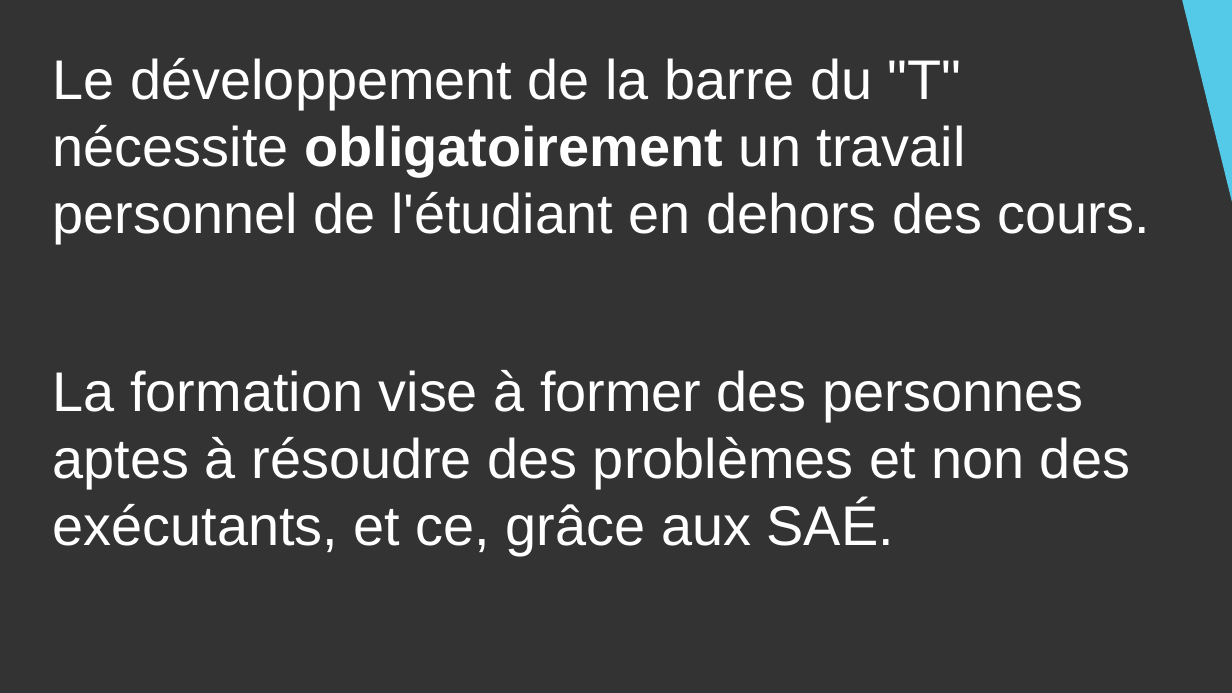
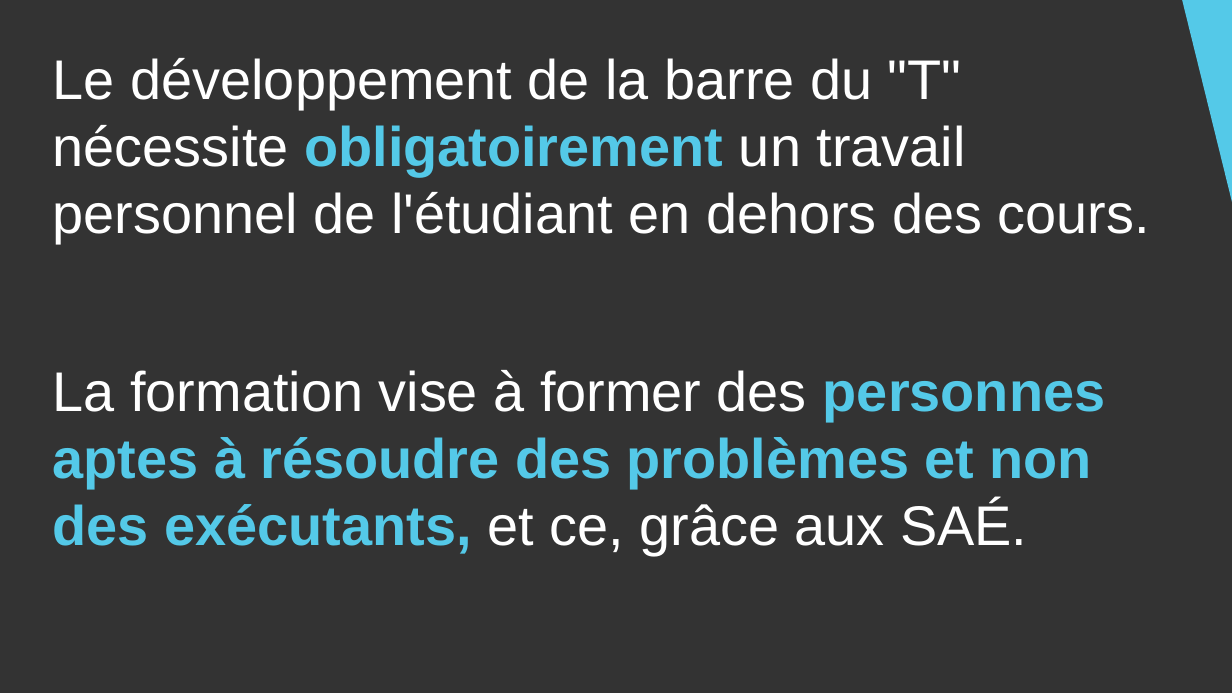
Before and after one commit to DanYellow/cours, a slide deck: slide 12 of presentation-formation-mmi/presentation.odp. Drawn at 1232x693 pixels with LibreOffice and Linux fonts; fonts in the diff are those of the drawing. Boxes give left, top, right and bottom in pixels: in the first picture for what was removed or moved away, otherwise in the second. Text is boxed around its words. In the diff, an @@ line names an element or a change of style, - is before the commit and + after.

```diff
--- a/presentation-formation-mmi/presentation.odp
+++ b/presentation-formation-mmi/presentation.odp
@@ text "Le développement de la barre ..." at (53,58,1150,555): text colour #FFFFFF to #54C9E8 in "obligatoirement", "personnes aptes à résoudre des problèmes et ..."; bold on in "personnes aptes à résoudre des problèmes et ..." @@
```
Also in this commit, not shown: 6 other slides changed, 10 other files.
